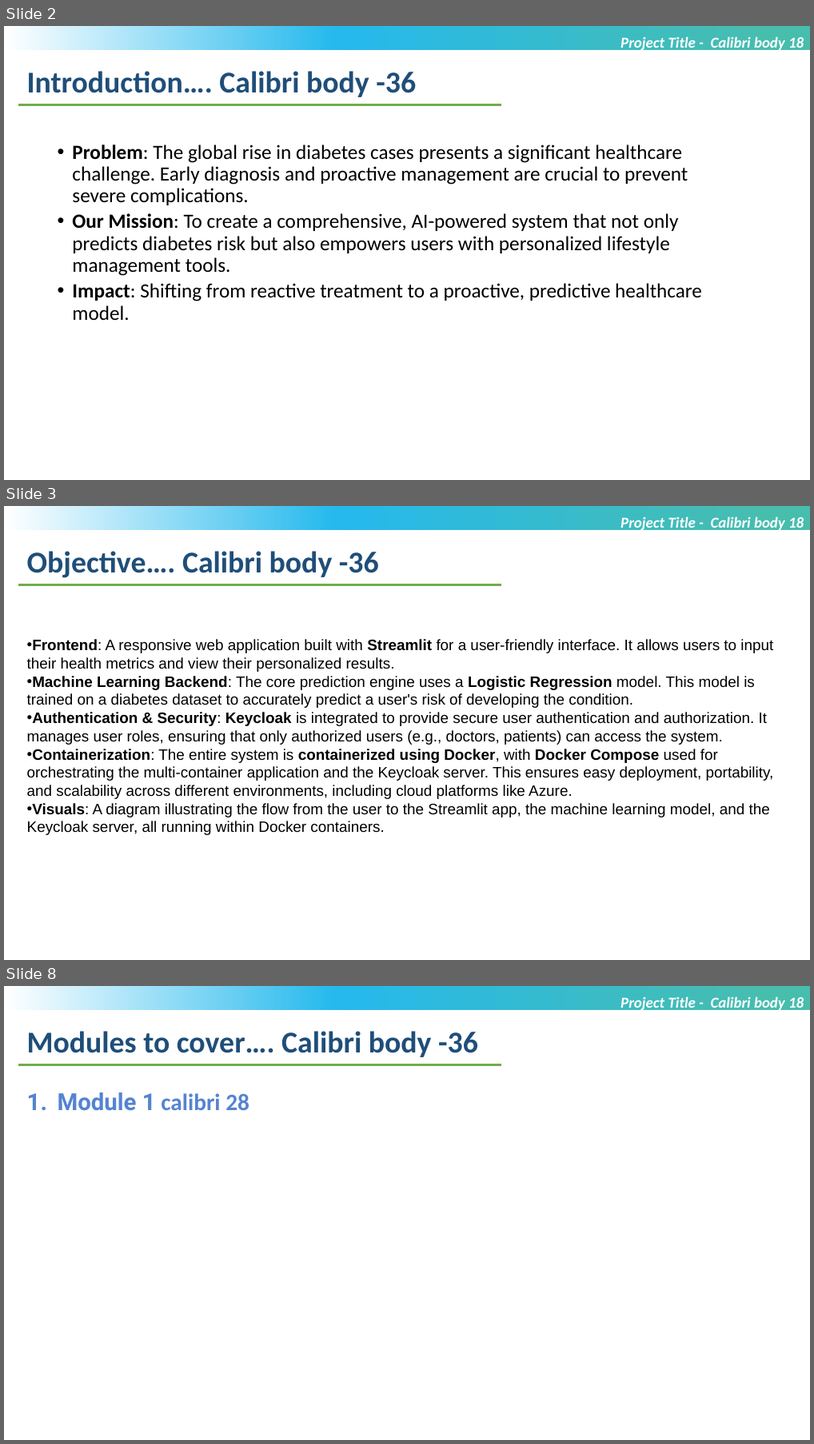
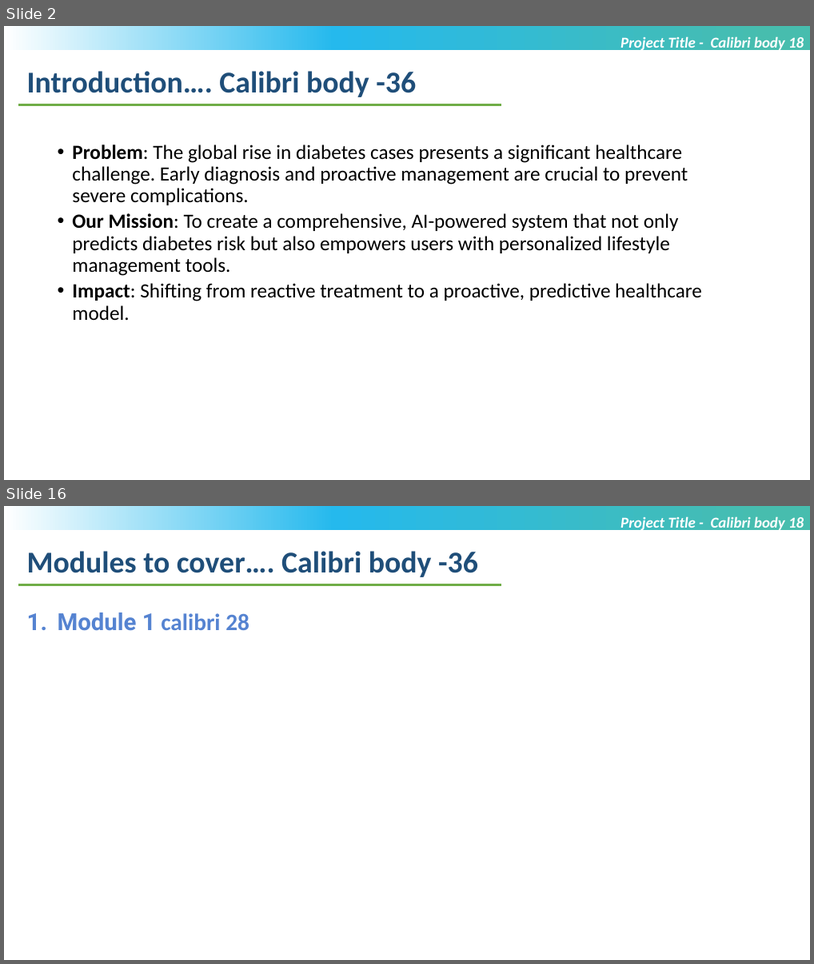
Before and after one commit to Nivyasreec/files, a slide deck: MTech_Project_PPTltim.pptx. Shown one above the other, each under a label of ours: slides 2, 3 and 8 before the commit, slides 2 and 16 after it; the slides between them are not shown. The pictures are 814x1444 and 814x964 pixels, drawn with LibreOffice and Linux fonts; fonts in the diff are those of the drawing; background and template pictures are left out. Boxes give left, top, right and bottom in pixels: in the first picture for what was removed or moved away, otherwise in the second. Text is boxed around its words. In the diff, an @@ line names an element or a change of style, - is before the commit and + after.

```diff
--- a/MTech_Project_PPTltim.pptx
+++ b/MTech_Project_PPTltim.pptx
@@ slide 3 removed at [4,506,810,960], background #FFFFFF; not listed: 1 template element that a slide beside it also shows @@
@@ text removed at [621,516,804,532] @@
-Project Title - Calibri body 18
@@ text removed at [27,551,379,578] @@
-Objective…. Calibri body -36
@@ line removed from (18, 584) to (502, 584) @@
@@ text removed at [27,639,774,835] @@
-• Frontend: A responsive web application built with Streamlit for a user-friendly interface. It allows users to input their health metrics and view their personalized results.
-• Machine Learning Backend: The core prediction engine uses a Logistic Regression model. This model is trained on a diabetes dataset to accurately predict a user's risk of developing the condition.
-• Authentication & Security: Keycloak is integrated to provide secure user authentication and authorization. It manages user roles, ensuring that only authorized users (e.g., doctors, patients) can access the system.
-• Containerization: The entire system is containerized using Docker, with Docker Compose used for orchestrating the multi-container application and the Keycloak server. This ensures easy deployment, portability, and scalability across different environments, including cloud platforms like Azure.
-• Visuals: A diagram illustrating the flow from the user to the Streamlit app, the machine learning model, and the Keycloak server, all running within Docker containers.
@@ what was slide 8 is now slide 16 @@
```
Also in this commit, not shown: 3 slides changed, 10 slides added, 1 other slide removed.
